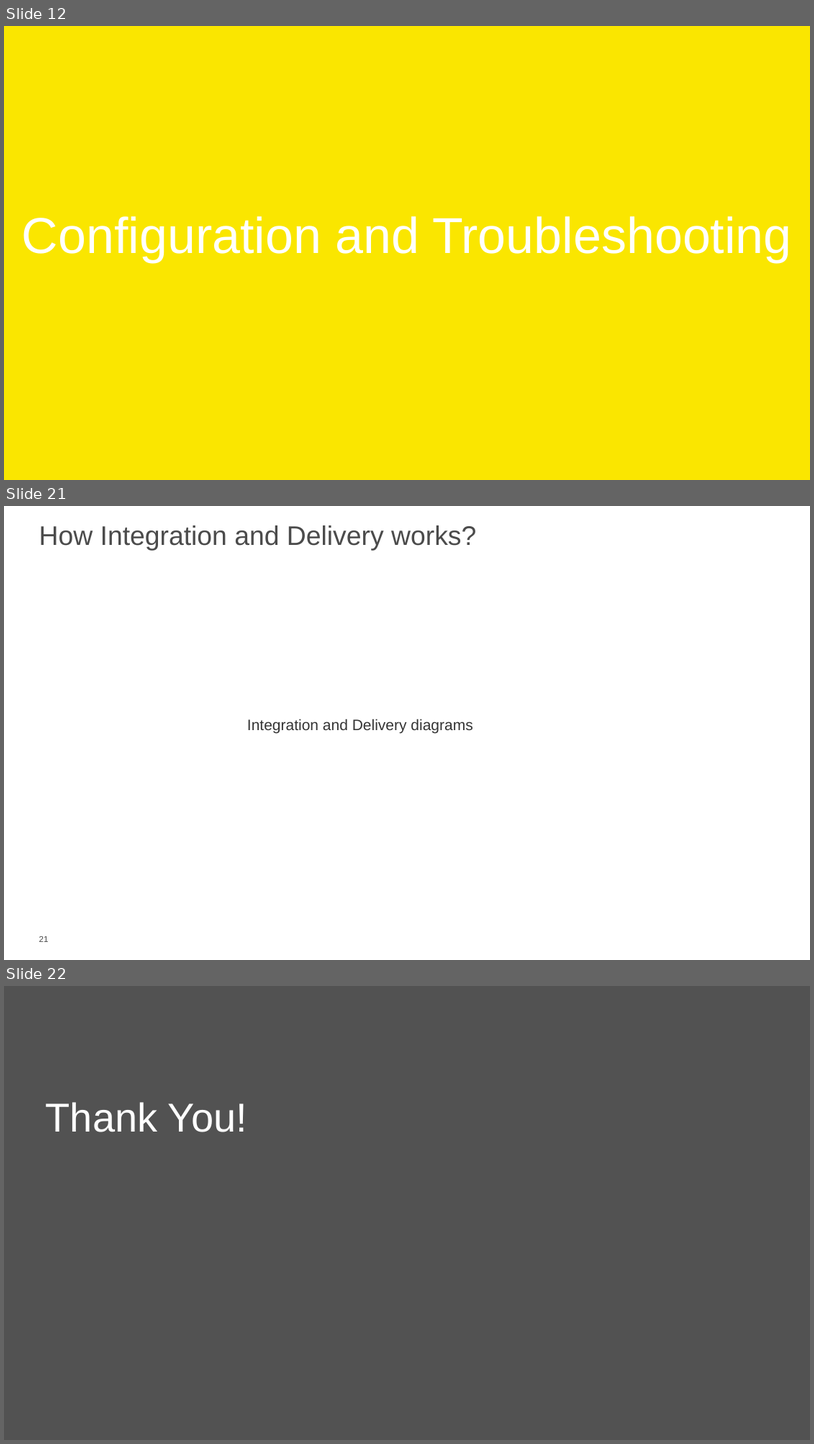
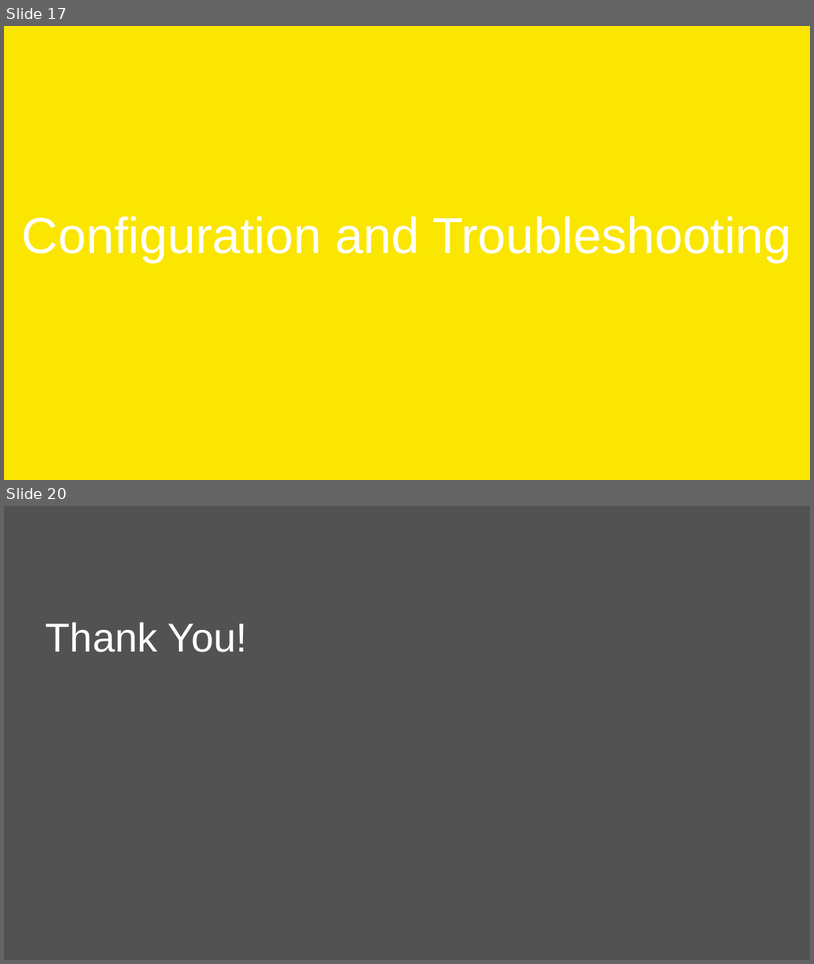
Before and after one commit to vishal1785/TestDemo, a slide deck: 1lb/from Asma/training/OnShore_Training_Vishal_Bhardwaj.pptx. Shown one above the other, each under a label of ours: slides 12, 21 and 22 before the commit, slides 17 and 20 after it; the slides between them are not shown. The pictures are 814x1444 and 814x964 pixels, drawn with LibreOffice and Linux fonts; fonts in the diff are those of the drawing; background and template pictures are left out. Boxes give left, top, right and bottom in pixels: in the first picture for what was removed or moved away, otherwise in the second. Text is boxed around its words. In the diff, an @@ line names an element or a change of style, - is before the commit and + after.

```diff
--- a/1lb/from Asma/training/OnShore_Training_Vishal_Bhardwaj.pptx
+++ b/1lb/from Asma/training/OnShore_Training_Vishal_Bhardwaj.pptx
@@ slide 21 removed at bbox=[4, 506, 810, 960], background #FFFFFF @@
@@ text removed at bbox=[39, 525, 476, 551] @@
-How Integration and Delivery works?
@@ text removed at bbox=[247, 718, 473, 734] @@
-Integration and Delivery diagrams
@@ page number removed at bbox=[39, 936, 49, 942] @@
-21
@@ what was slide 12 is now slide 17 @@
@@ what was slide 22 is now slide 20 @@
```
Also in this commit, not shown: 13 slides changed, 1 slide added, 2 other slides removed, 30 other files.
